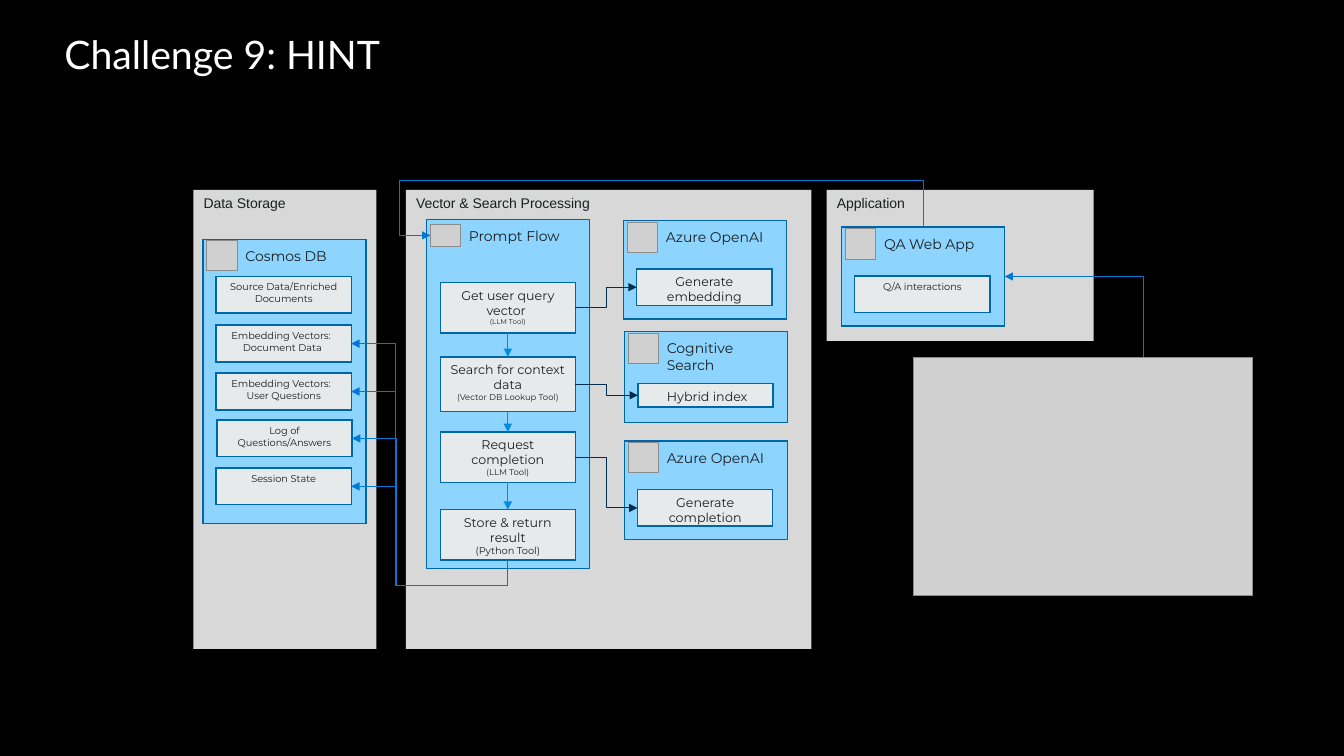
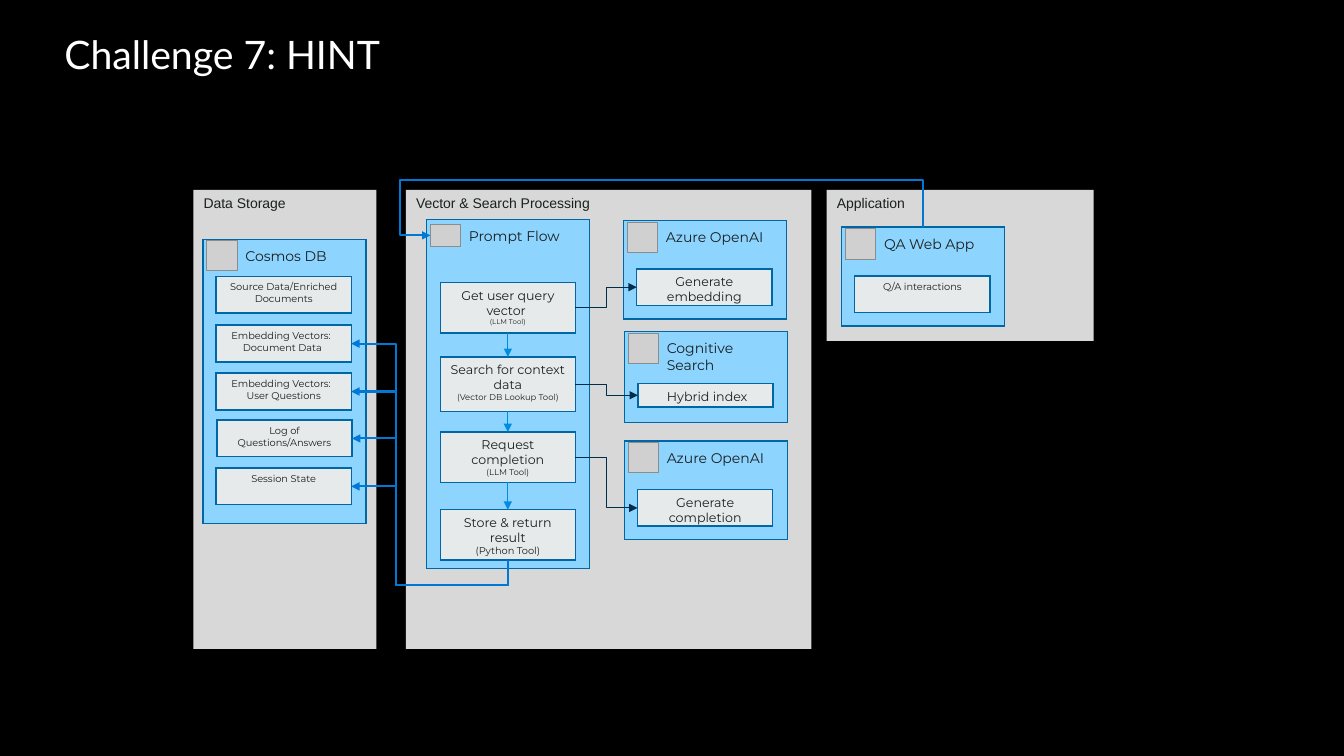
Before and after one commit to Azure/Build-Modern-AI-Apps-Hackathon, a slide deck: slide 20 of OpenAI_Cosmos_DB_Tech_Scenario_Attendee_Coach_Deck.pptx (slide 22 before the commit). Drawn at 1344x756 pixels with LibreOffice and Linux fonts; fonts in the diff are those of the drawing; grey boxes stand for pictures; background and template pictures are left out. Boxes give left, top, right and bottom in pixels: in the first picture for what was removed or moved away, otherwise in the second. Text is boxed around its words. In the diff, an @@ line names an element or a change of style, - is before the commit and + after.

```diff
--- a/OpenAI_Cosmos_DB_Tech_Scenario_Attendee_Coach_Deck.pptx
+++ b/OpenAI_Cosmos_DB_Tech_Scenario_Attendee_Coach_Deck.pptx
@@ title at bbox=[64, 40, 380, 76]: text changed @@
-Challenge 9: HINT
+Challenge 7: HINT
@@ elbow arrow removed from (1144, 358) to (1005, 276) @@
@@ picture removed at bbox=[913, 358, 1252, 596] @@
```
Also in this commit, not shown: 6 other slides changed, 2 slides removed, 2 other files.
